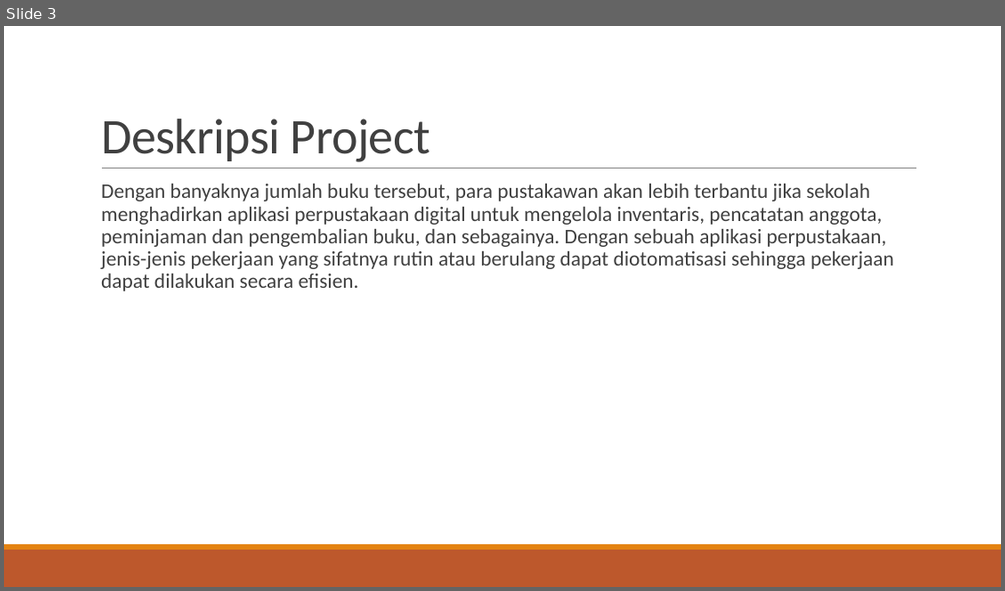
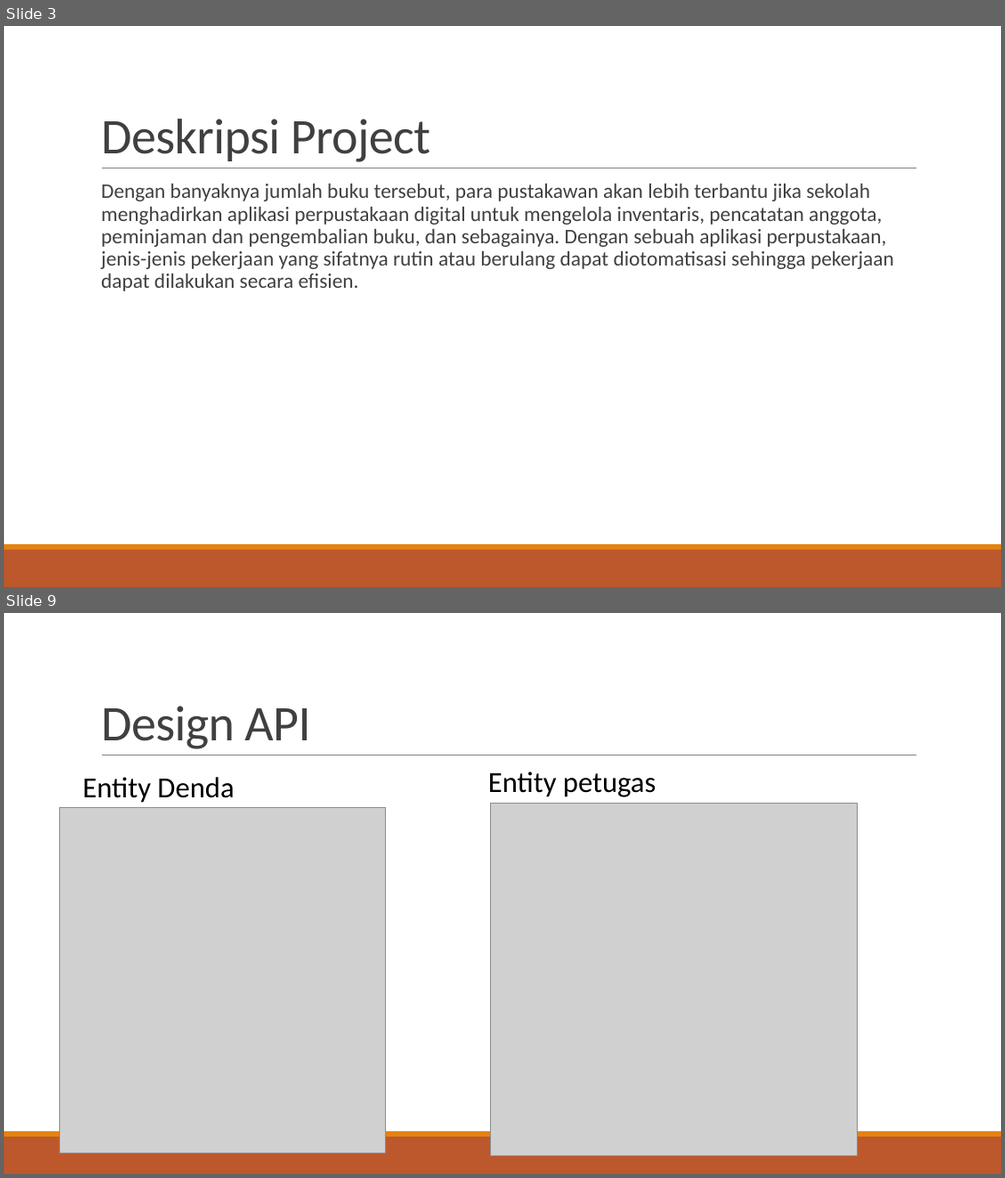
Before and after one commit to hafizs08/java_Hafizs-Fauzi-Ritonga, a slide deck: MINI project/Hafizs Fauzi Ritonga.pptx. Shown one above the other, each under a label of ours: slide 3 before the commit, slides 3 and 9 after it; the slides between them are not shown. The pictures are 1005x591 and 1005x1178 pixels, drawn with LibreOffice and Linux fonts; fonts in the diff are those of the drawing; grey boxes stand for pictures. Boxes give left, top, right and bottom in pixels: in the first picture for what was removed or moved away, otherwise in the second. Text is boxed around its words. In the diff, an @@ line names an element or a change of style, - is before the commit and + after.

```diff
--- a/MINI project/Hafizs Fauzi Ritonga.pptx
+++ b/MINI project/Hafizs Fauzi Ritonga.pptx
@@ slide 9 added at [4,613,1001,1174], background #FFFFFF; not listed: 3 template elements that a slide beside it also shows @@
@@ title added at [101,706,310,749], 48 pt, text #404040 @@
+Design API
@@ text added at [488,771,655,797], 28 pt, text #000000 @@
+Entity petugas
@@ text added at [82,777,234,803], 28 pt, text #000000 @@
+Entity Denda
@@ picture added at [59,807,386,1152] @@
@@ picture added at [490,803,858,1156] @@
```
Also in this commit, not shown: 2 slides changed, 4 other slides added, 2 slides removed, 52 other files.
